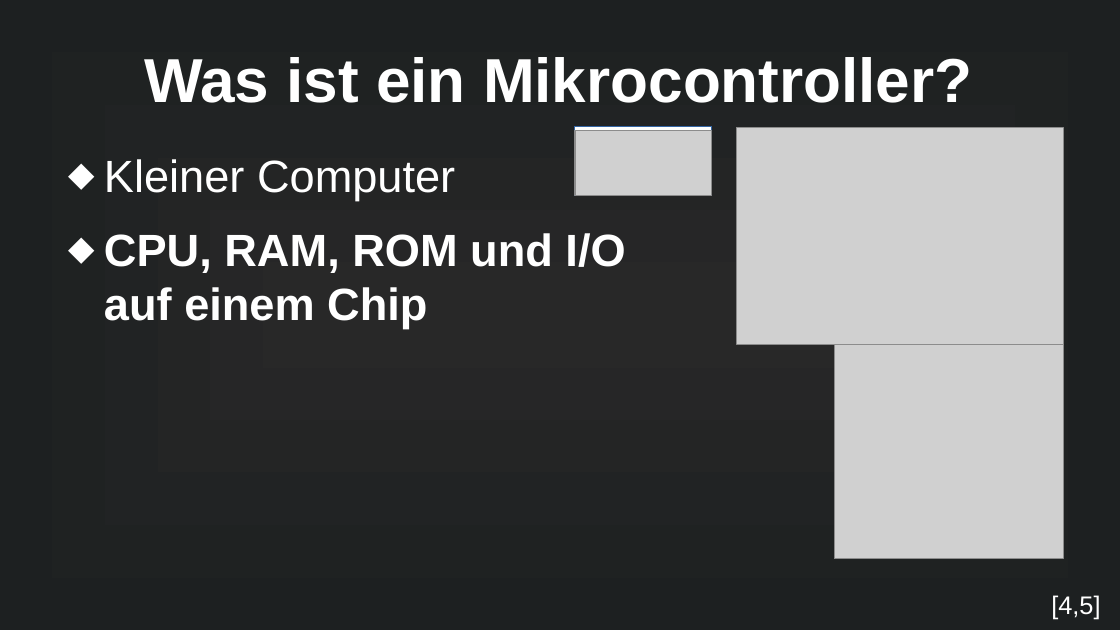
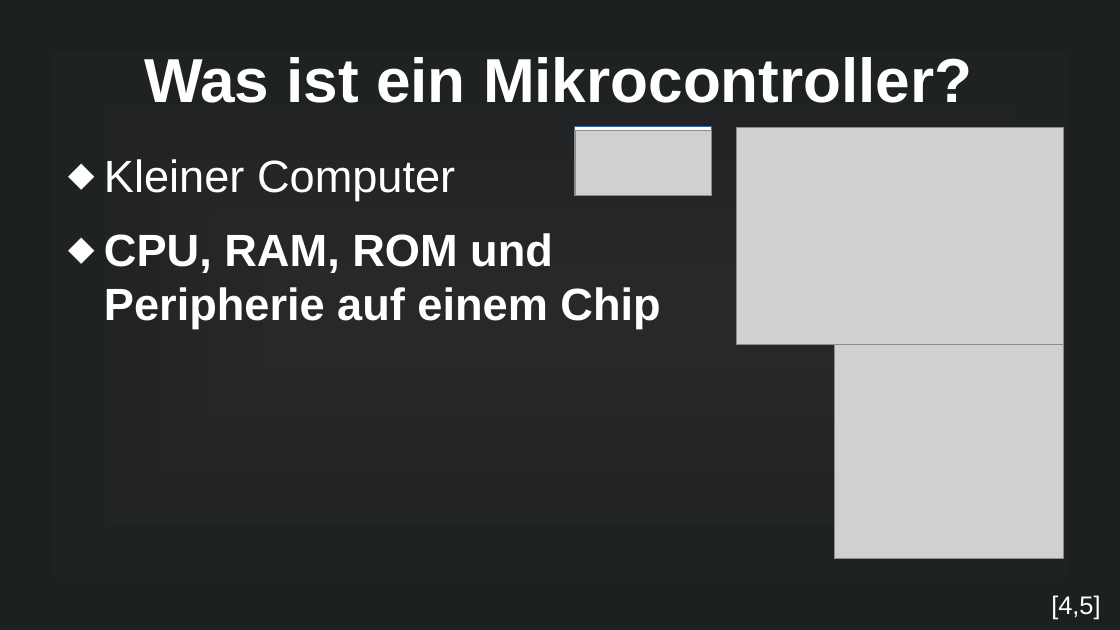
Before and after one commit to MuffinKran24/IMP_GFS, a slide deck: slide 3 of Mikrocontroller_GFS.odp. Drawn at 1120x630 pixels with LibreOffice and Linux fonts; fonts in the diff are those of the drawing; grey boxes stand for pictures. Boxes give left, top, right and bottom in pixels: in the first picture for what was removed or moved away, otherwise in the second. Text is boxed around its words. In the diff, an @@ line names an element or a change of style, - is before the commit and + after.

```diff
--- a/Mikrocontroller_GFS.odp
+++ b/Mikrocontroller_GFS.odp
@@ text at (104, 233, 660, 329): text changed @@
-⬥ CPU, RAM, ROM und I/O auf einem Chip
+⬥ CPU, RAM, ROM und Peripherie auf einem Chip
```
Also in this commit, not shown: 1 other slide changed, 2 slides added, 2 slides removed, 3 other files.
